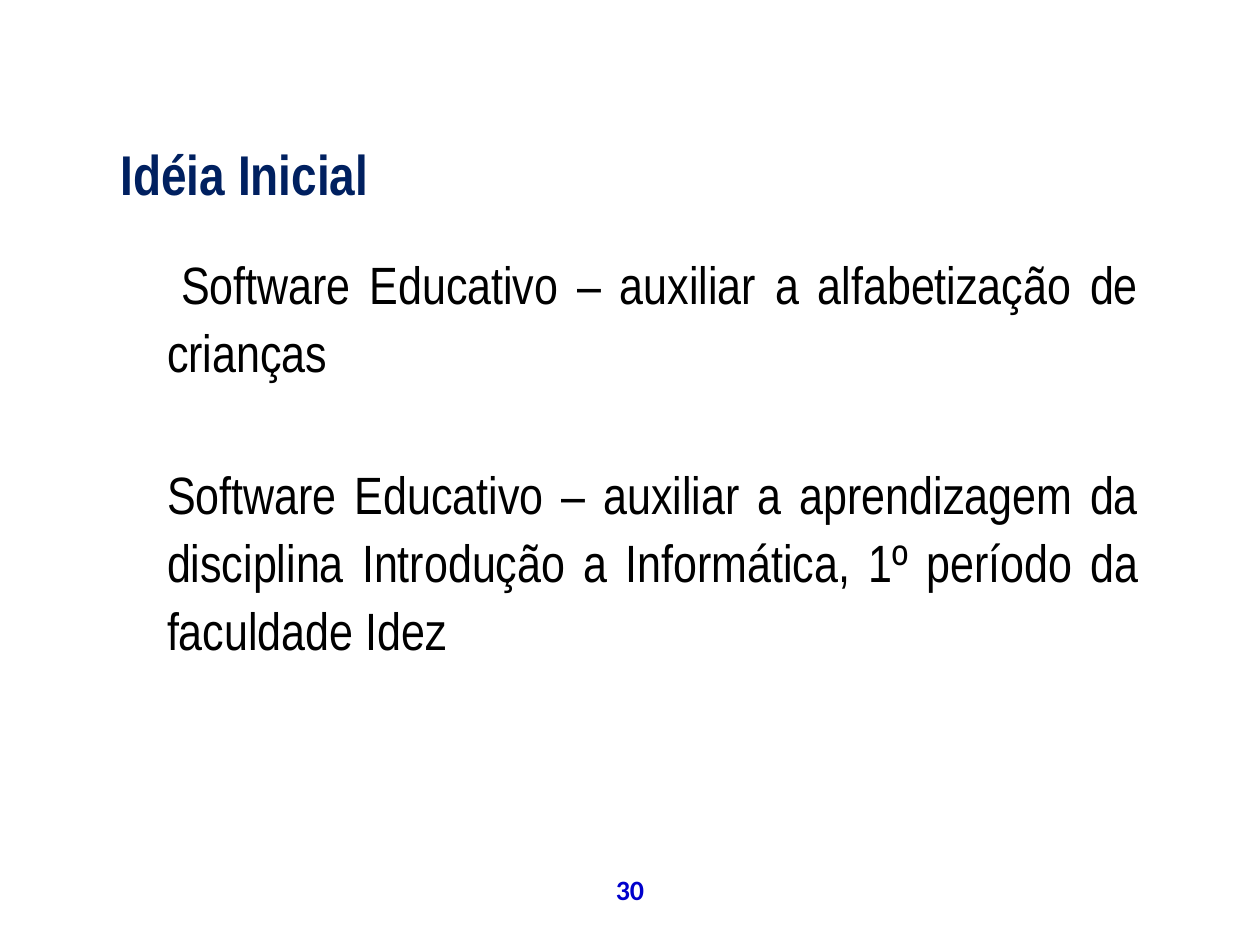
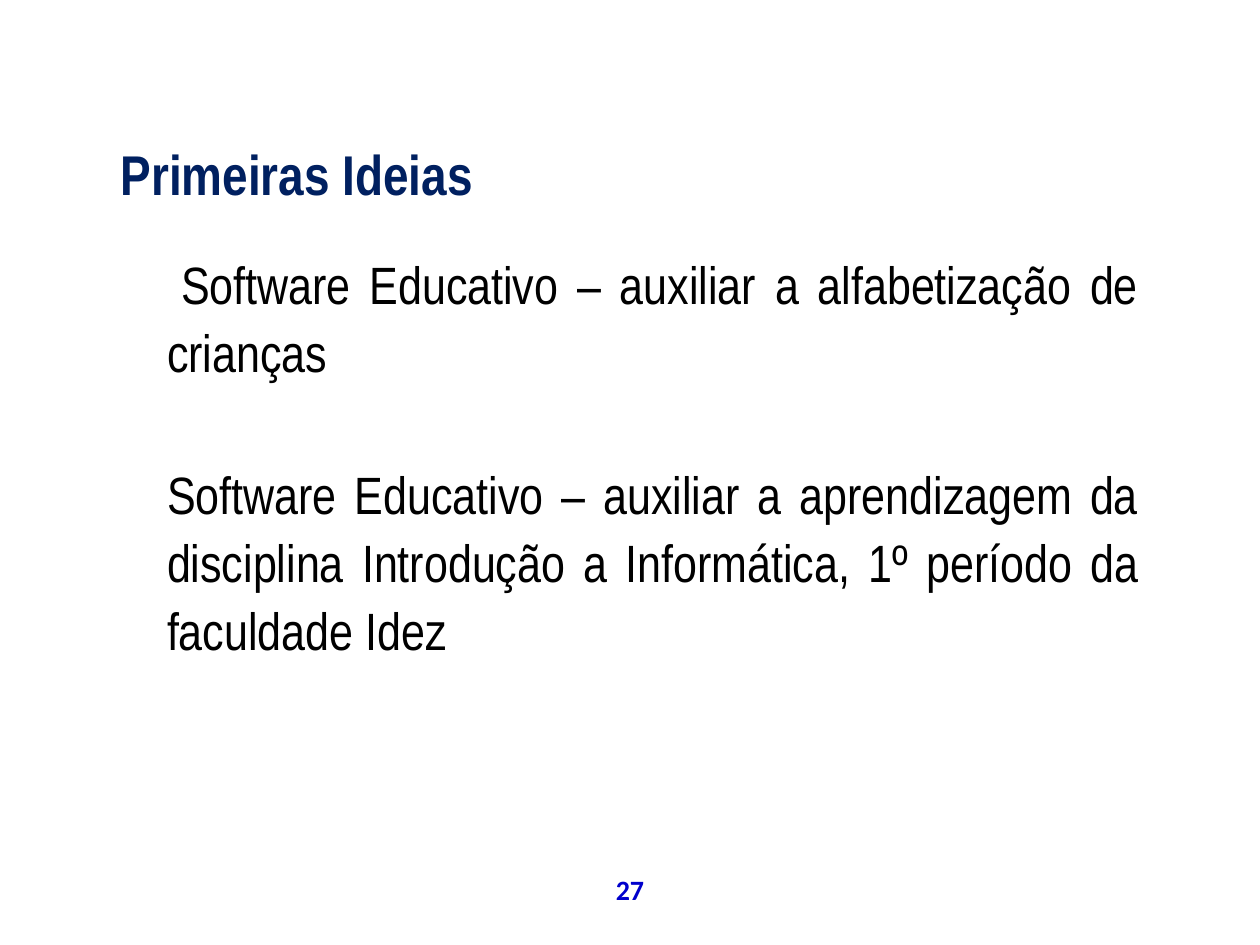
Before and after one commit to theoziran/sislodim, a slide deck: slide 27 of documentos/ProjetoPSA/Apresentação Final.ppt (slide 30 before the commit). Drawn at 1260x945 pixels with LibreOffice and Linux fonts; fonts in the diff are those of the drawing; background and template pictures are left out. Boxes give left, top, right and bottom in pixels: in the first picture for what was removed or moved away, otherwise in the second. Text is boxed around its words. In the diff, an @@ line names an element or a change of style, - is before the commit and + after.

```diff
--- a/documentos/ProjetoPSA/Apresentação Final.ppt
+++ b/documentos/ProjetoPSA/Apresentação Final.ppt
@@ text at [121, 154, 473, 196]: text changed @@
-Idéia Inicial
+Primeiras Ideias
@@ page number at [616, 881, 644, 900]: text changed @@
-30
+27
```
Also in this commit, not shown: 34 other slides changed, 21 slides added, 21 slides removed.
